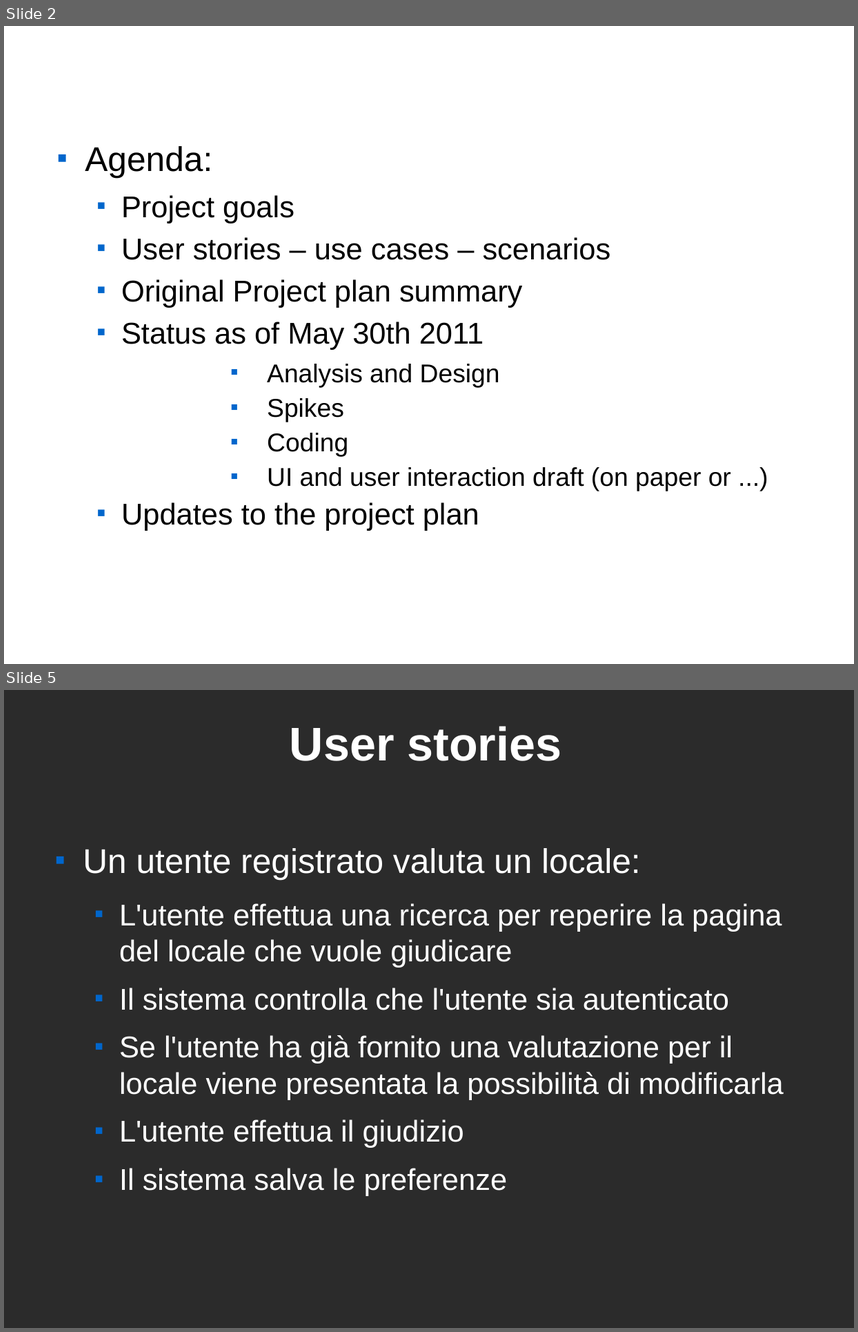
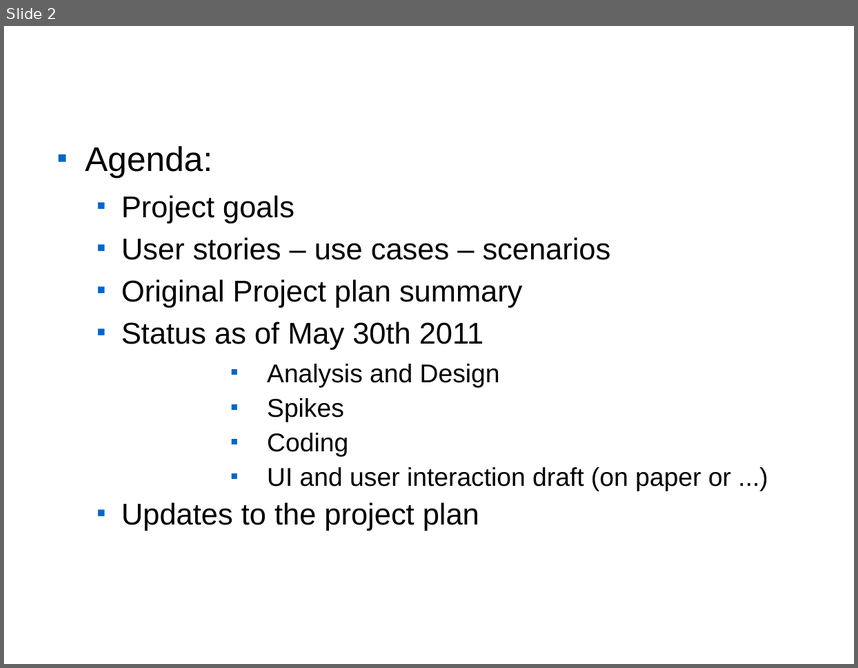
Before and after one commit to cdavide/dove-mangio-it, a slide deck: wiki/projectReviewTemplate.odp. Shown one above the other, each under a label of ours: slides 2 and 5 before the commit, slide 2 after it; the slides between them are not shown. The pictures are 858x1332 and 858x668 pixels, drawn with LibreOffice and Linux fonts; fonts in the diff are those of the drawing; background and template pictures are left out; a plain dark background stands for a picture behind light text. Boxes give left, top, right and bottom in pixels: in the first picture for what was removed or moved away, otherwise in the second. Text is boxed around its words. In the diff, an @@ line names an element or a change of style, - is before the commit and + after.

```diff
--- a/wiki/projectReviewTemplate.odp
+++ b/wiki/projectReviewTemplate.odp
@@ slide 5 removed at <box>4,690,854,1328</box>, background picture (left out) @@
@@ title removed at <box>290,726,562,761</box> @@
-User stories
@@ text removed at <box>83,848,784,1196</box> @@
-■ Un utente registrato valuta un locale:
-  ■ L'utente effettua una ricerca per reperire la pagina del locale che vuole giudicare
-  ■ Il sistema controlla che l'utente sia autenticato
-  ■ Se l'utente ha già fornito una valutazione per il locale viene presentata la possibilità di modificarla
-  ■ L'utente effettua il giudizio
-  ■ Il sistema salva le preferenze
```
Also in this commit, not shown: 4 slides changed, 7 slides added, 4 other slides removed, 3 other files.
